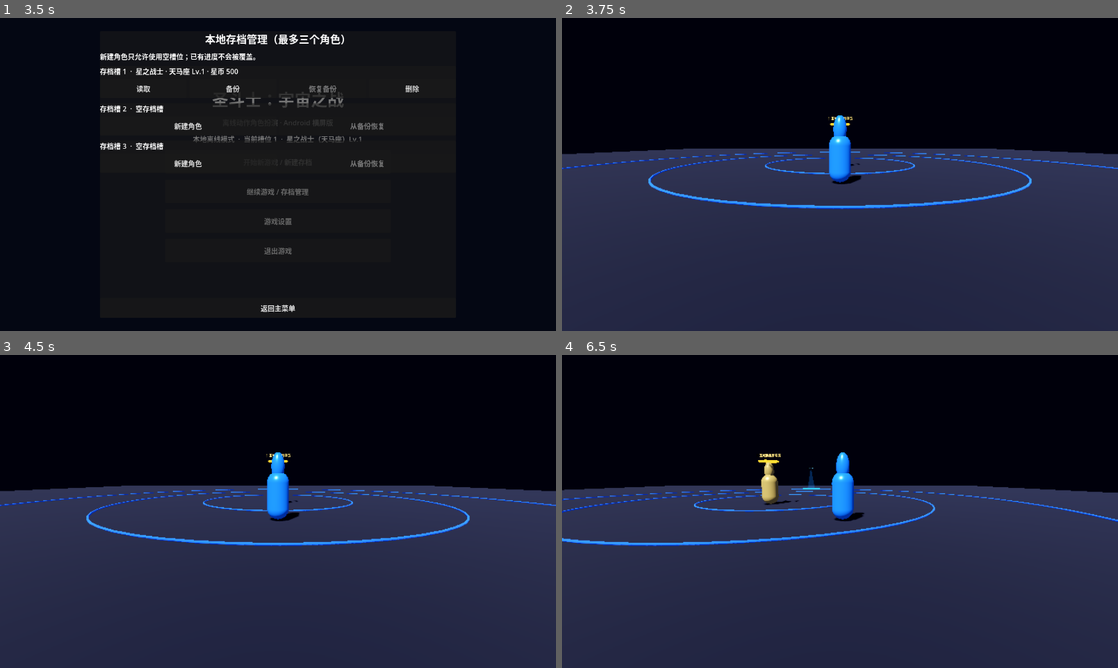
Above: before the commit, frames 1-4 (two rows, left to right).
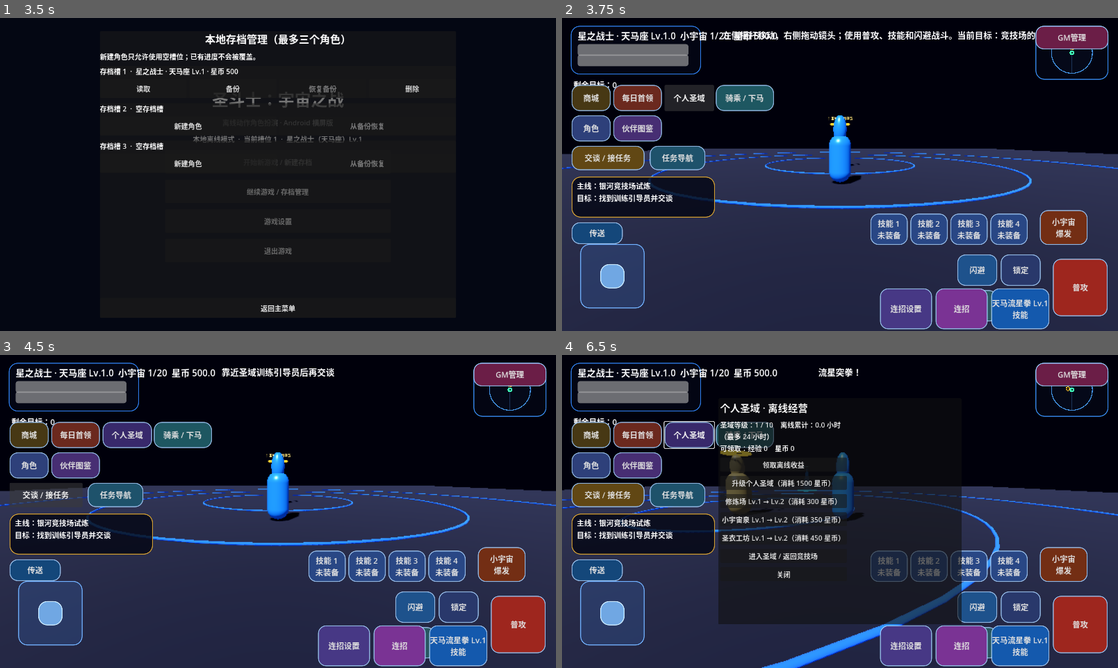
Above: after the commit, the same moments.

Repository: Qazwesrd/Saint-Seiya-Universe-War
Game: Godot game, scene res://scenes/main_menu.tscn
The game is run twice, just before and just after one commit, with the same random seed, the same clock (stepped at 60 frames per second) and the same inputs.
Inputs (mouse positions are in pixels of both pictures, inside the frame that each line leads up to):
- Up to frame 1 (3.5 s): click "开始新游戏 / 新建存档" at 0.5 s; click "开始新游戏 / 新建存档" at 1.25 s; click "继续游戏 / 存档管理" at 2 s; click "游戏设置" at 2.75 s
- Up to frame 2 (3.75 s): click "读取" at 3.5 s
- Up to frame 3 (4.5 s): click (44, 495) at 4.25 s, where only the run after the commit has a clickable "交谈 / 接任务"
- Up to frame 4 (6.5 s): click (678, 495) at 5 s, where only the run after the commit has a clickable "任务导航"; tap Enter (ui_accept) at 5.75, 6.02 s; move the mouse to (962, 495) at 5.77 s; hold Right (ui_right) from 5.78 s (still down); click (962, 495) at 5.92 s

Frame 1 is identical in both runs. In frame 2, 27% of the frame differs, in the area x 1-99%, y 2-100%; in frame 3, 26%; in frame 4, 45%, in the area x 0-100%, y 2-100%.
Error before the commit: Parse Error: Cannot infer the type of "original_rect" variable because the value doesn't have a set type. (res://scripts/hud.gd:255)

Commit message:
Type HUD layout rectangles explicitly for Godot parser

Diff:
--- a/game/scripts/hud.gd
+++ b/game/scripts/hud.gd
@@ -252,7 +252,7 @@
         button.offset_right = float(button.get_meta("default_offset_right", 0.0))
         button.scale = Vector2.ONE
         if left_handed:
-            var original_rect := button.get_global_rect()
+            var original_rect: Rect2 = (button as Control).get_global_rect()
             button.anchor_left = 0.0
             button.anchor_right = 0.0
             button.offset_left = viewport_width - original_rect.position.x - original_rect.size.x
